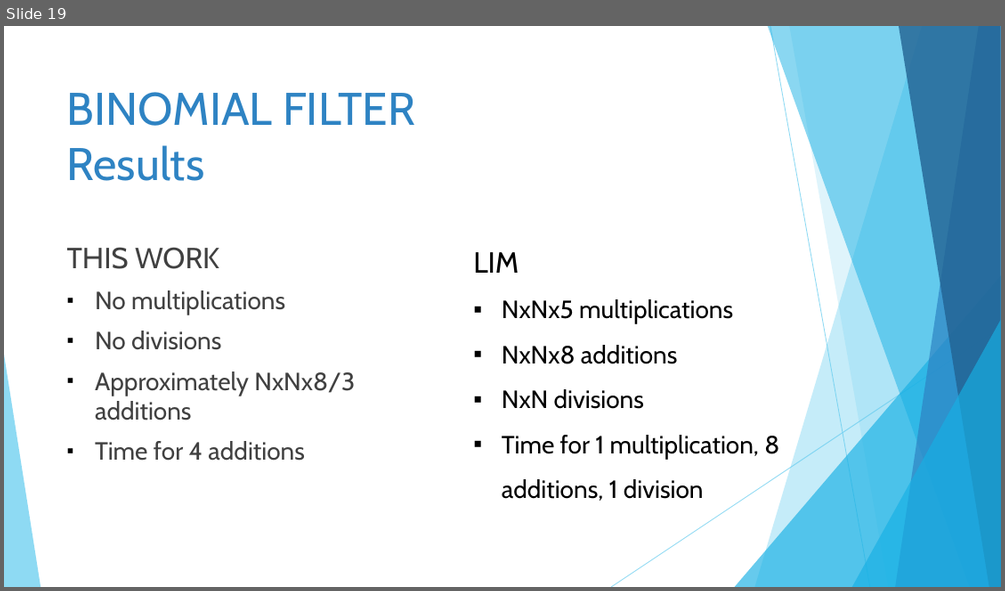
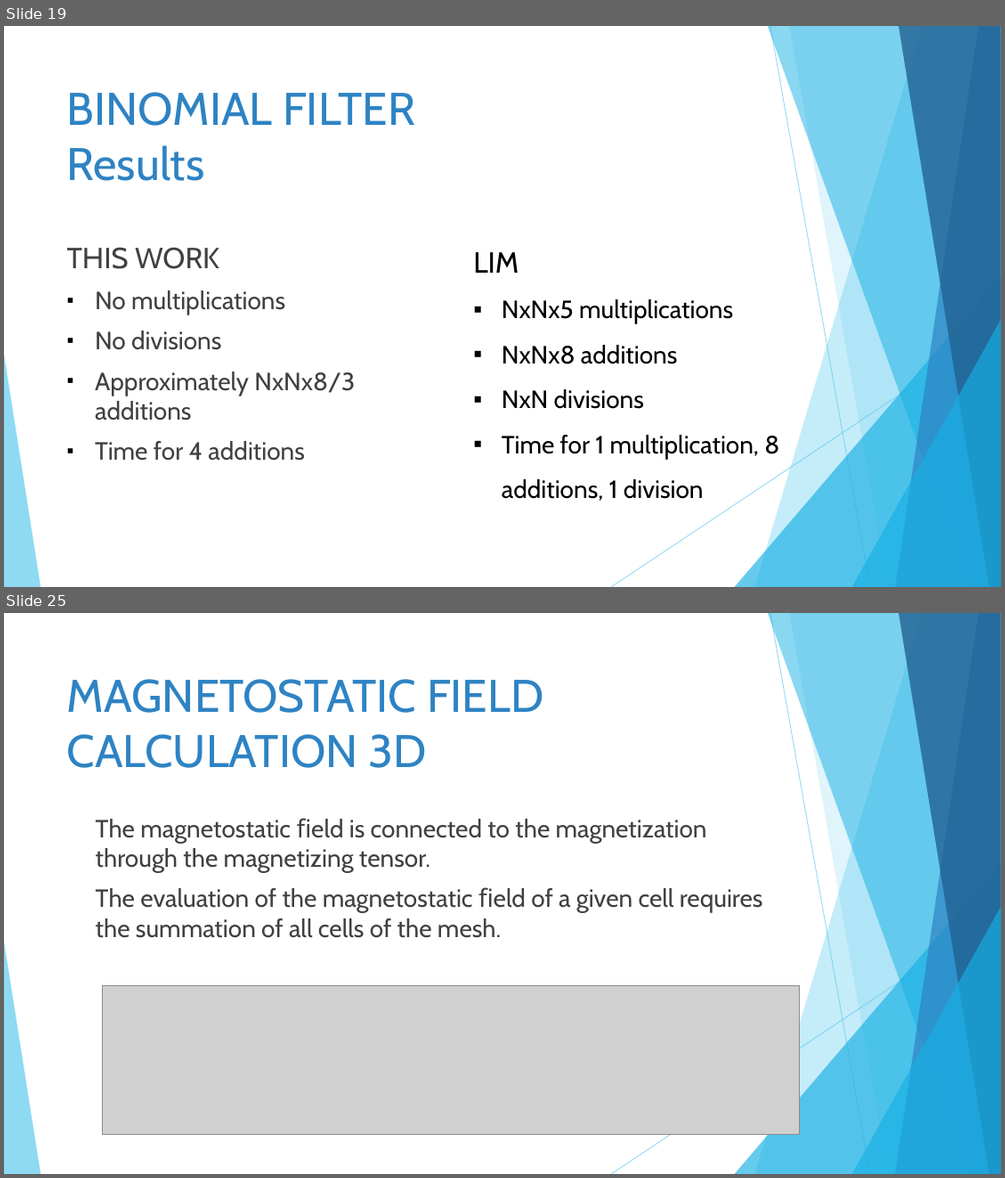
Before and after one commit to GinaJ/Algorithm_Implementations, a slide deck: power_point/Algorithms Parallelization in ASIC Design.pptx. Shown one above the other, each under a label of ours: slide 19 before the commit, slides 19 and 25 after it; the slides between them are not shown. The pictures are 1005x591 and 1005x1178 pixels, drawn with LibreOffice and Linux fonts; fonts in the diff are those of the drawing; grey boxes stand for pictures. Boxes give left, top, right and bottom in pixels: in the first picture for what was removed or moved away, otherwise in the second. Text is boxed around its words. In the diff, an @@ line names an element or a change of style, - is before the commit and + after.

Commit message:
presentation update

```diff
--- a/power_point/Algorithms Parallelization in ASIC Design.pptx
+++ b/power_point/Algorithms Parallelization in ASIC Design.pptx
@@ slide 25 added at <box>4,613,1001,1174</box>, background #FFFFFF; not listed: 10 template elements that a slide beside it also shows @@
@@ title added at <box>67,679,543,768</box>, 44 pt, text #2E83C3 @@
+MAGNETOSTATIC FIELD
+CALCULATION 3D
@@ text added at <box>96,819,763,938</box>, 24 pt, text #404040 @@
+The magnetostatic ﬁeld is connected to the magnetization through the magnetizing tensor.
+The evaluation of the magnetostatic ﬁeld of a given cell requires the summation of all cells of the mesh.
@@ picture added at <box>102,985,800,1135</box> @@
```
Also in this commit, not shown: 1 slide changed, 6 other slides added, 24 other files.
